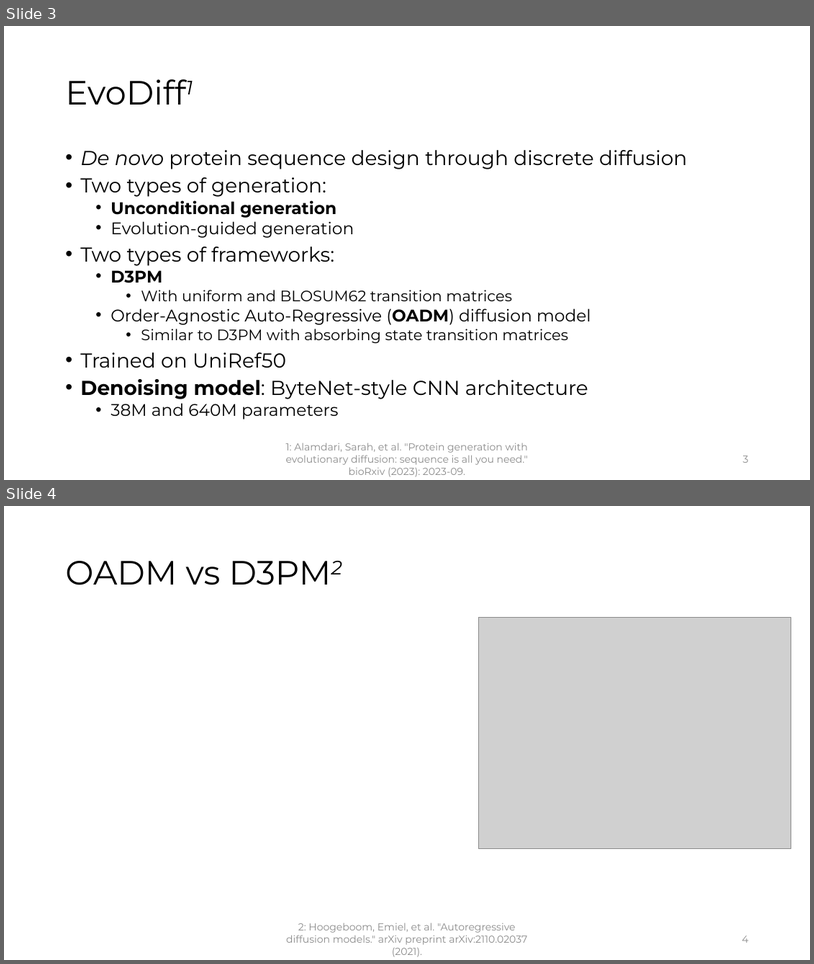
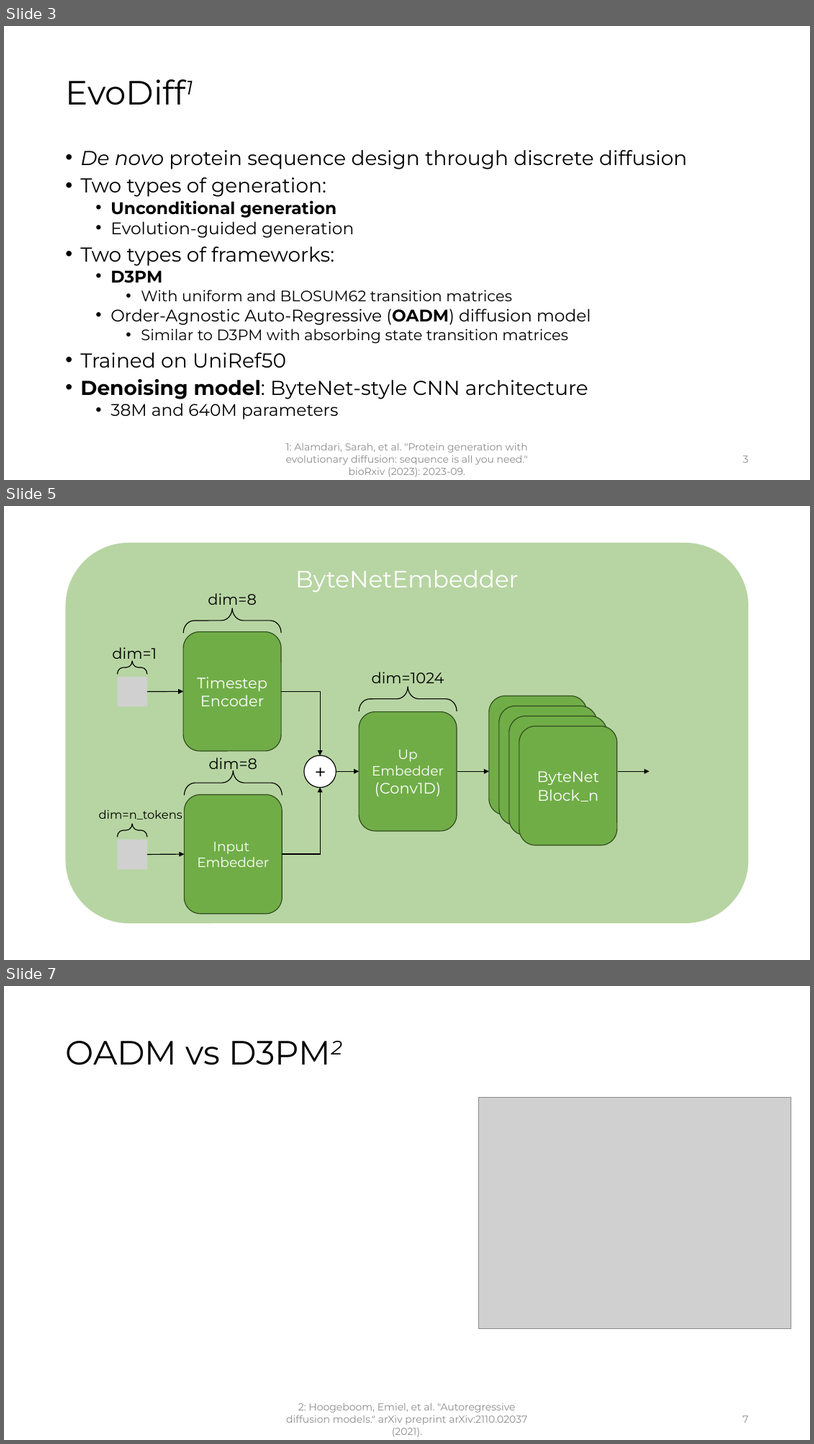
Before and after one commit to gadmiraal/Generative-AI-for-bio-molecule-design-notes, a slide deck: Master Thesis/Weekly updates/Weekly_Update_24.pptx. Shown one above the other, each under a label of ours: slides 3 and 4 before the commit, slides 3, 5 and 7 after it; the slides between them are not shown. The pictures are 814x964 and 814x1444 pixels, drawn with LibreOffice and Linux fonts; fonts in the diff are those of the drawing; grey boxes stand for pictures. Boxes give left, top, right and bottom in pixels: in the first picture for what was removed or moved away, otherwise in the second. Text is boxed around its words. In the diff, an @@ line names an element or a change of style, - is before the commit and + after.

```diff
--- a/Master Thesis/Weekly updates/Weekly_Update_24.pptx
+++ b/Master Thesis/Weekly updates/Weekly_Update_24.pptx
@@ slide 5 added at (4, 506, 810, 960), background #FFFFFF @@
@@ group added at (66, 543, 749, 924): 8 rounded rectangles, 5 elbow arrows, 5 left braces, 5 texts, 2 pictures, 2 arrows, 1 ellipse @@
+ByteNetEmbedder
+Timestep
+Encoder
+Input
+Embedder
+Up
+Embedder
+(Conv1D)
++
+dim=8
+dim=1024
+ByteNet
+Block 1
+ByteNet
+Block 1
+ByteNet
+Block 1
+ByteNet
+Block_n
+dim=8
+dim=1
+dim=n_tokens
@@ what was slide 4 is now slide 7 @@
@@ page number at (743, 1415, 748, 1422): text changed @@
-4
+7
```
Also in this commit, not shown: 4 slides changed, 16 other slides added, 2 slides removed, 1 other file.
